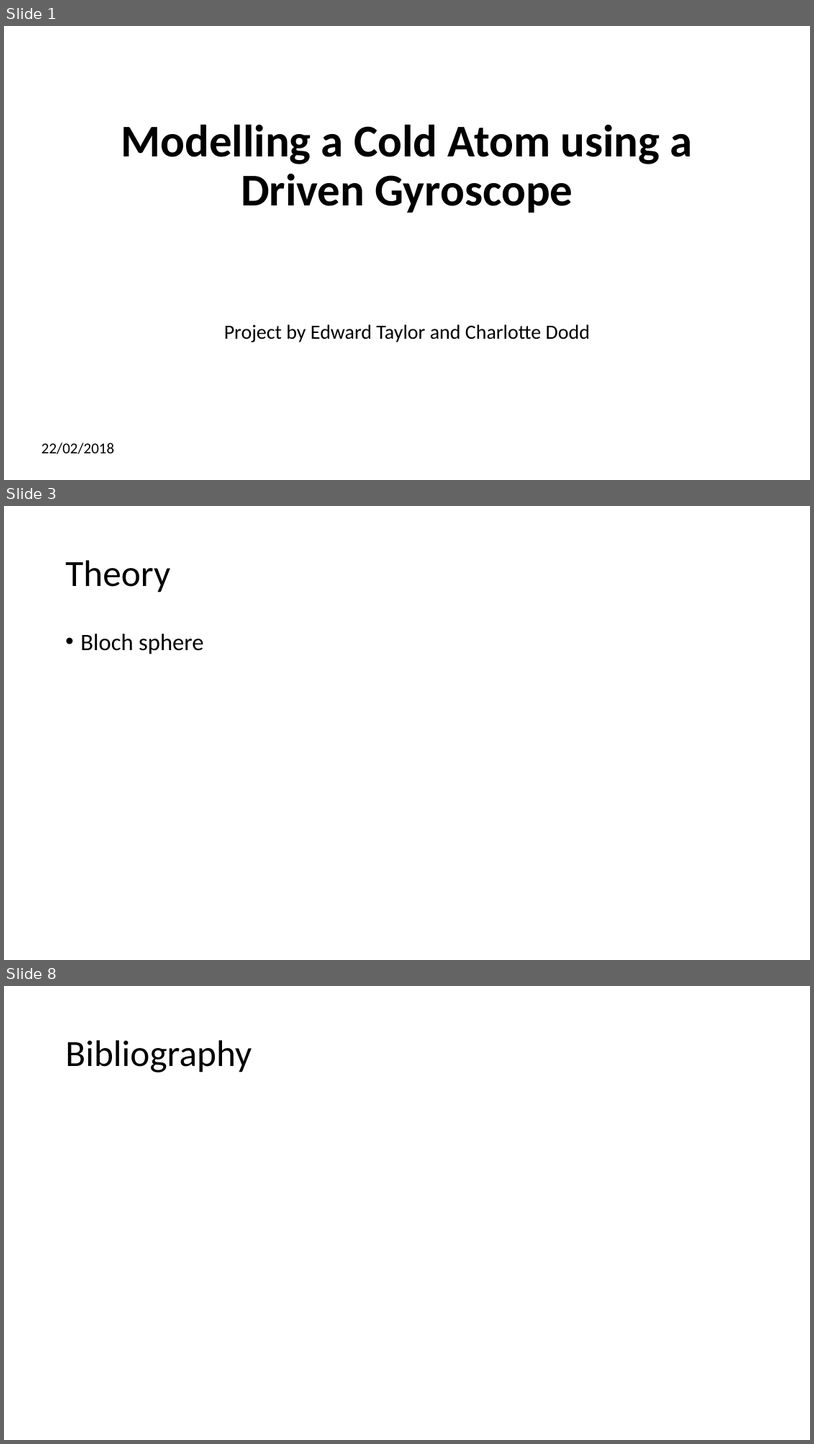
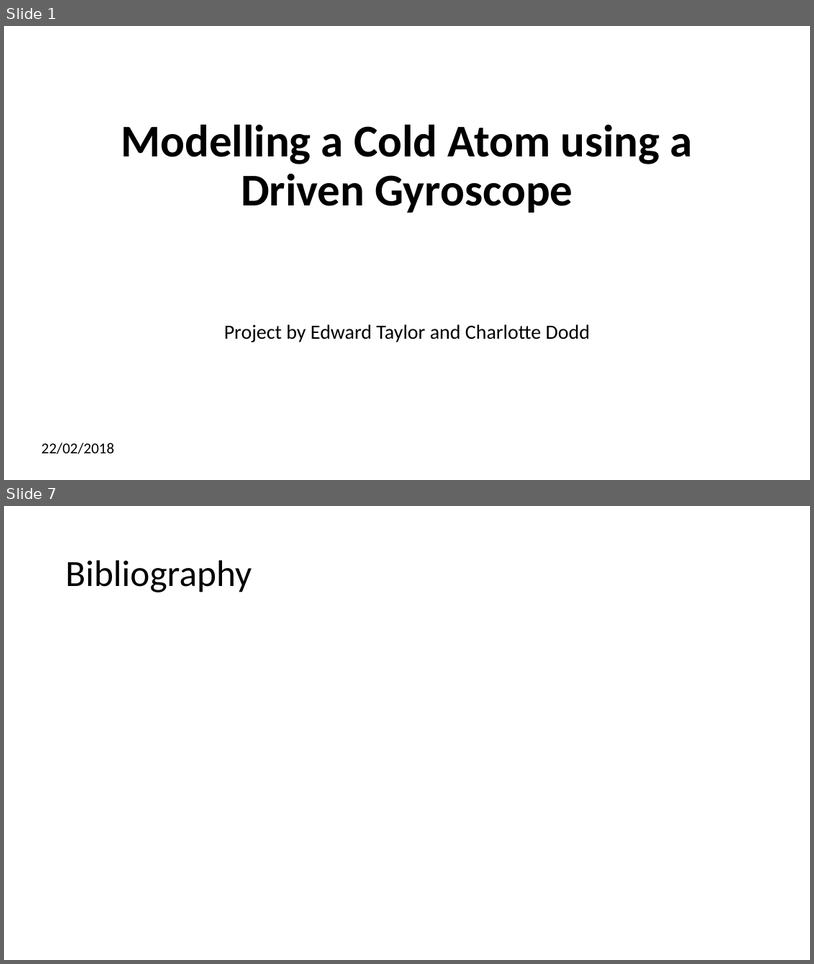
Before and after one commit to CharlotteElle/GyroProject, a slide deck: Project Presentation.pptx. Shown one above the other, each under a label of ours: slides 1, 3 and 8 before the commit, slides 1 and 7 after it; the slides between them are not shown. The pictures are 814x1444 and 814x964 pixels, drawn with LibreOffice and Linux fonts; fonts in the diff are those of the drawing. Boxes give left, top, right and bottom in pixels: in the first picture for what was removed or moved away, otherwise in the second. Text is boxed around its words. In the diff, an @@ line names an element or a change of style, - is before the commit and + after.

```diff
--- a/Project Presentation.pptx
+++ b/Project Presentation.pptx
@@ slide 3 removed at (4,506,810,960), background #FFFFFF @@
@@ title removed at (65,560,170,592) @@
-Theory
@@ text removed at (80,633,203,654) @@
-• Bloch sphere
@@ what was slide 8 is now slide 7 @@
```
Also in this commit, not shown: 4 slides changed, 1 slide added, 1 other slide removed.
